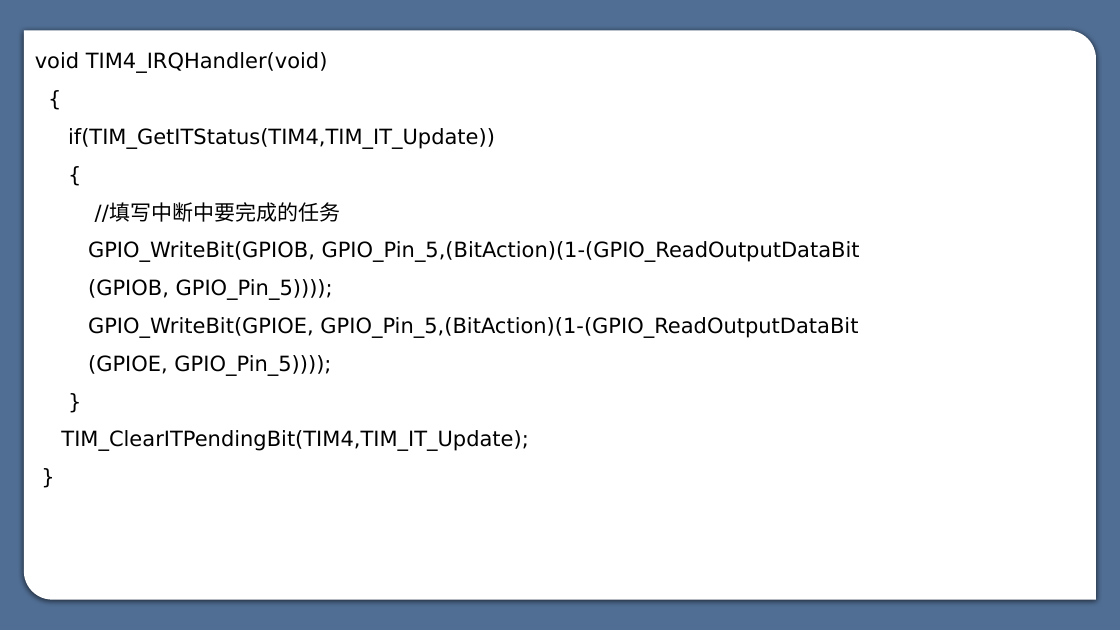
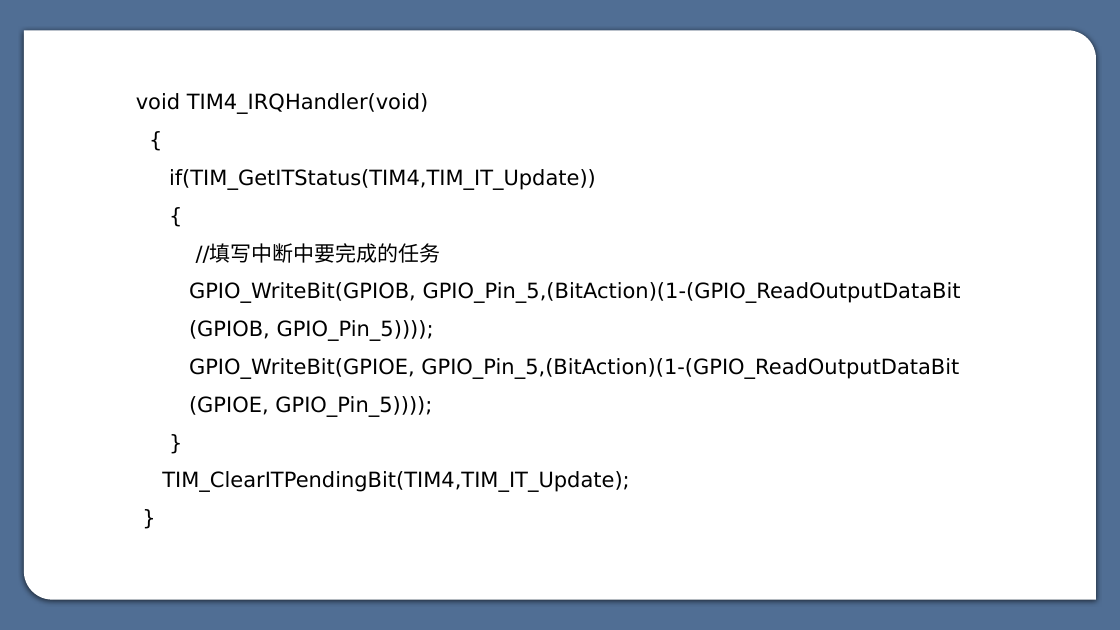
Before and after one commit to myp-super/SXU-CK-Learning-materials, a slide deck: slide 32 of 嵌入式学习资料/STM32/大三下课堂课件/第八章 定时器原理及应用.pptx. Drawn at 1120x630 pixels with LibreOffice and Linux fonts; fonts in the diff are those of the drawing. Boxes give left, top, right and bottom in pixels: in the first picture for what was removed or moved away, otherwise in the second. Text is boxed around its words. In the diff, an @@ line names an element or a change of style, - is before the commit and + after.

```diff
--- a/嵌入式学习资料/STM32/大三下课堂课件/第八章 定时器原理及应用.pptx
+++ b/嵌入式学习资料/STM32/大三下课堂课件/第八章 定时器原理及应用.pptx
@@ text "void TIM4_IRQHandler(void)": place and size @@
-text "void TIM4_IRQHandler(void)" at box(35, 52, 860, 451)
+text "void TIM4_IRQHandler(void)" at box(136, 93, 961, 492)
```
Also in this commit, not shown: 13 other slides changed.
